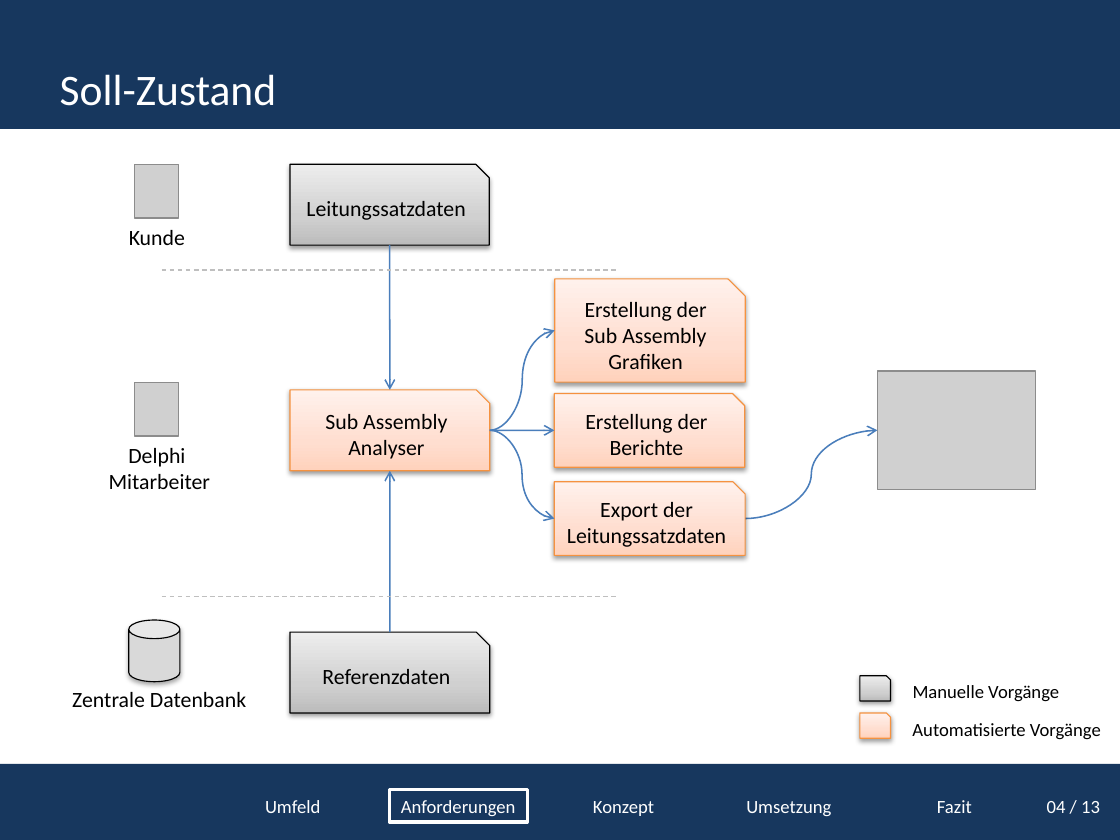
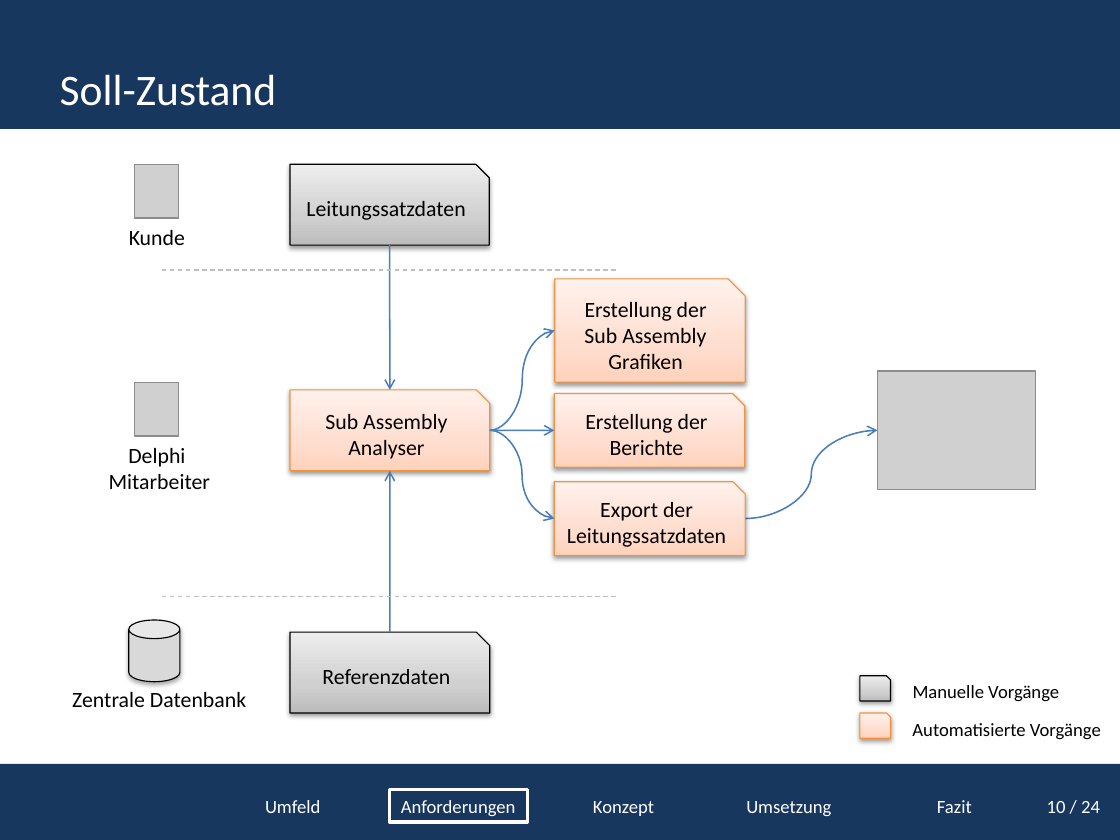
Before and after one commit to tomtom1992/Projektpr-sentation, a slide deck: slide 12 of Projektpräsentation.pptx. Drawn at 1120x840 pixels with LibreOffice and Linux fonts; fonts in the diff are those of the drawing; grey boxes stand for pictures; background and template pictures are left out. Boxes give left, top, right and bottom in pixels: in the first picture for what was removed or moved away, otherwise in the second. Text is boxed around its words. In the diff, an @@ line names an element or a change of style, - is before the commit and + after.

```diff
--- a/Projektpräsentation.pptx
+++ b/Projektpräsentation.pptx
@@ text at (1047, 801, 1100, 813): text changed @@
-04 / 13
+10 / 24
```
Also in this commit, not shown: 26 other slides changed.
